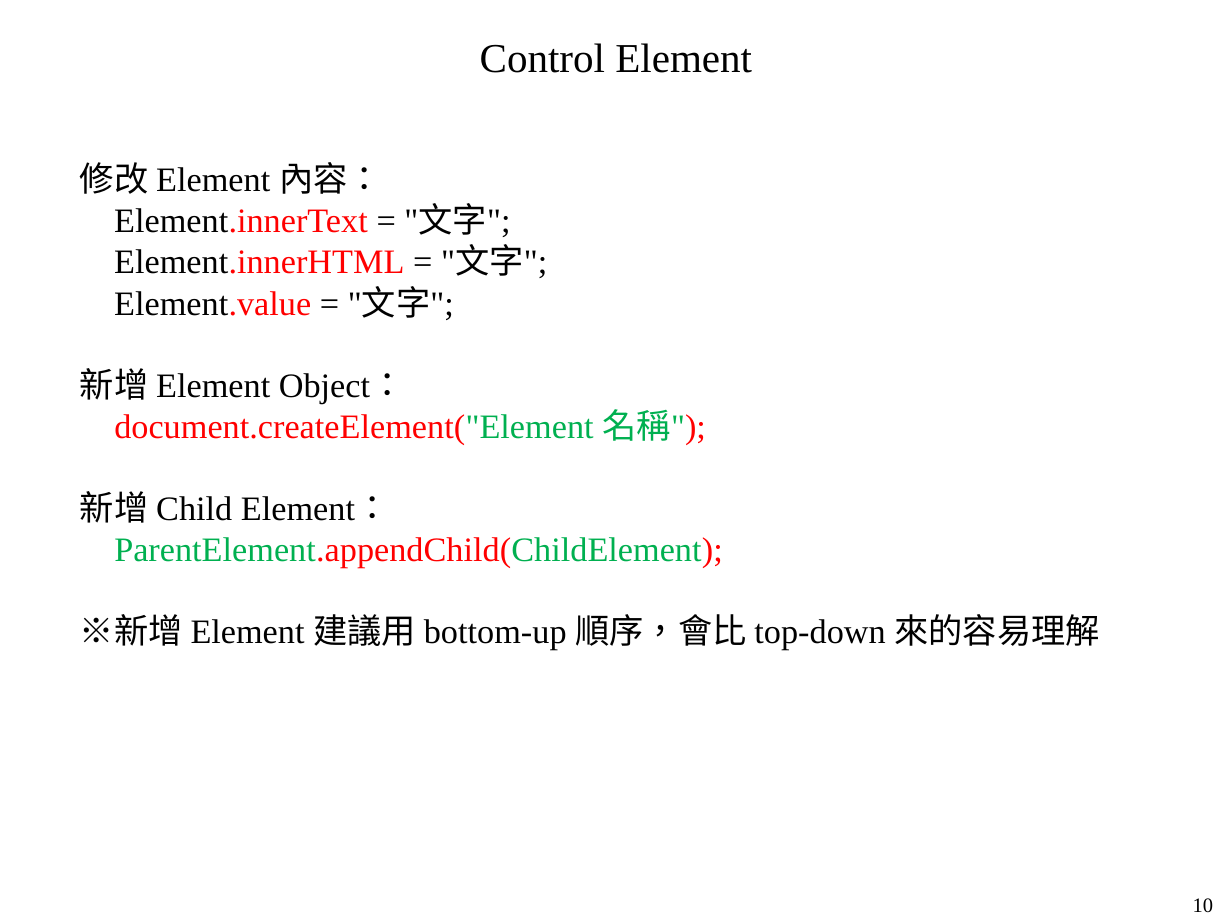
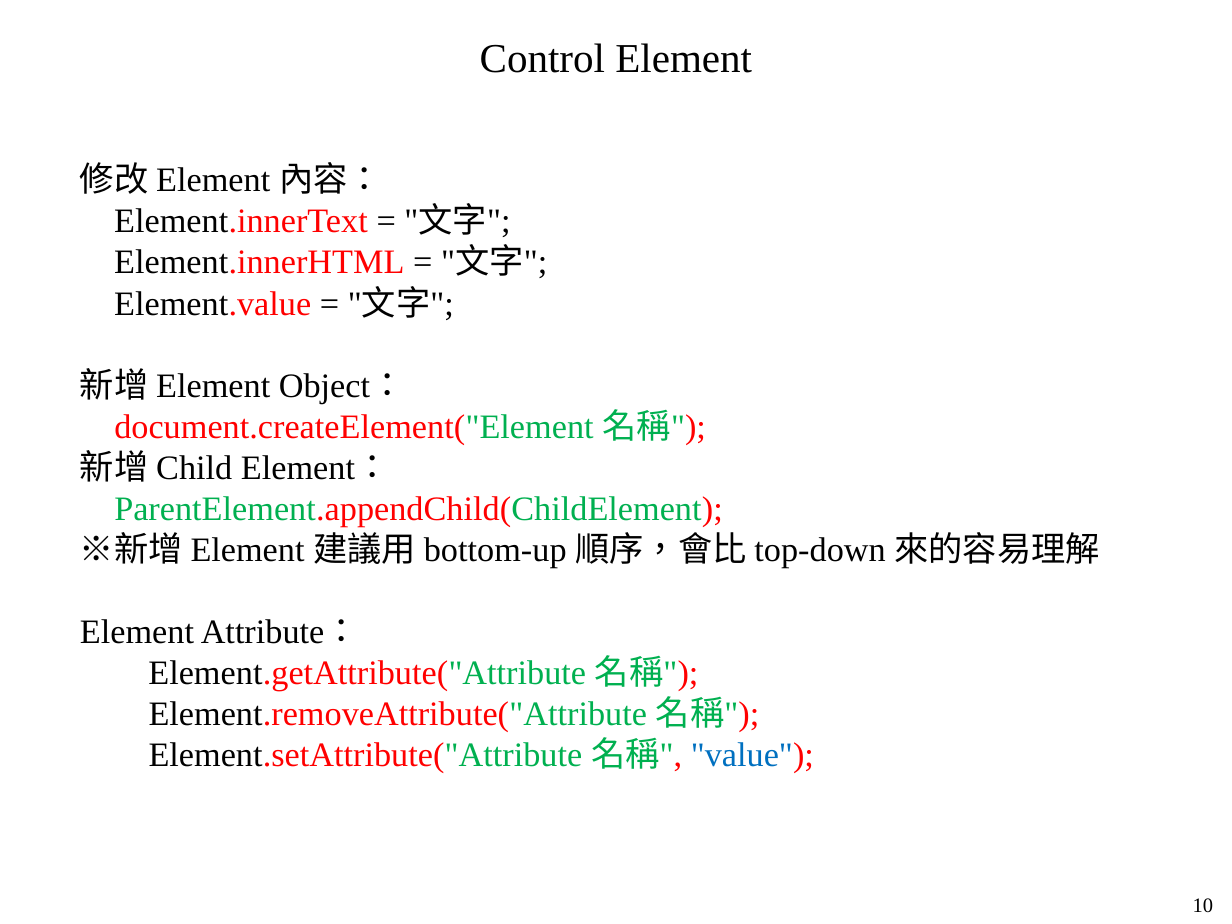
Before and after one commit to mar120434/2021_web_tutor, a slide deck: slide 10 of 動態網頁.pptx. Drawn at 1232x924 pixels with LibreOffice and Linux fonts; fonts in the diff are those of the drawing. Boxes give left, top, right and bottom in pixels: in the first picture for what was removed or moved away, otherwise in the second. Text is boxed around its words. In the diff, an @@ line names an element or a change of style, - is before the commit and + after.

```diff
--- a/動態網頁.pptx
+++ b/動態網頁.pptx
@@ text at (x1=80, y1=619, x2=814, y2=773): paragraphs added @@
+Element Attribute：
+Element.getAttribute("Attribute 名稱");
+Element.removeAttribute("Attribute 名稱");
+Element.setAttribute("Attribute 名稱", "value");
```
Also in this commit, not shown: 1 slide added, 2 other files.
